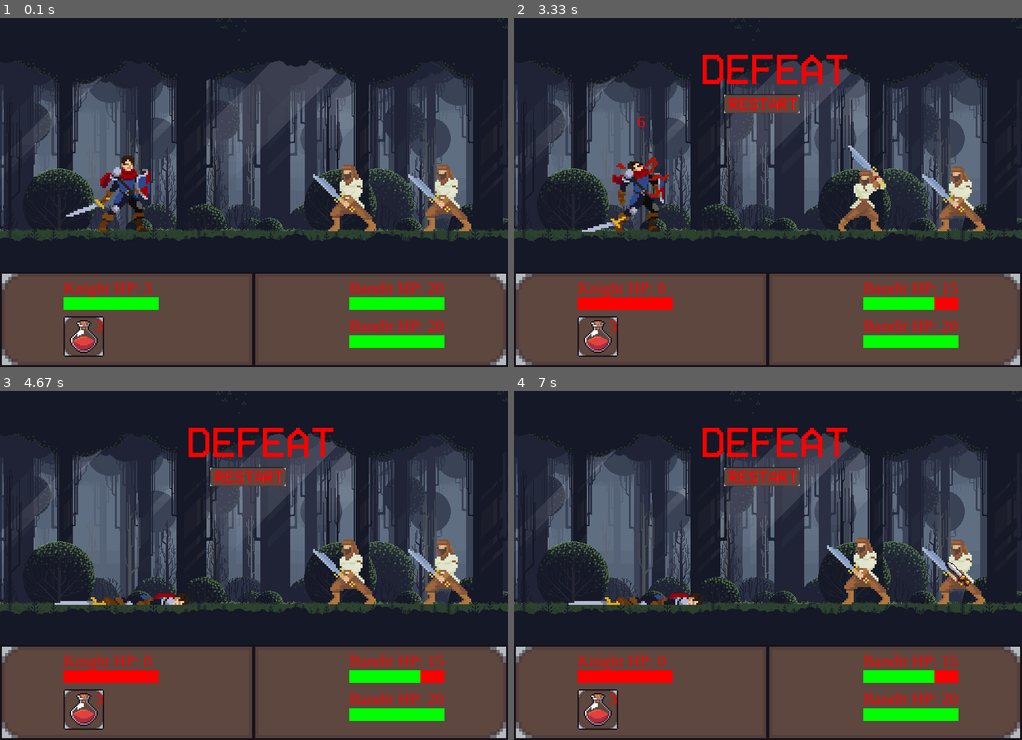
Above: before the commit, frames 1-4 (two rows, left to right).
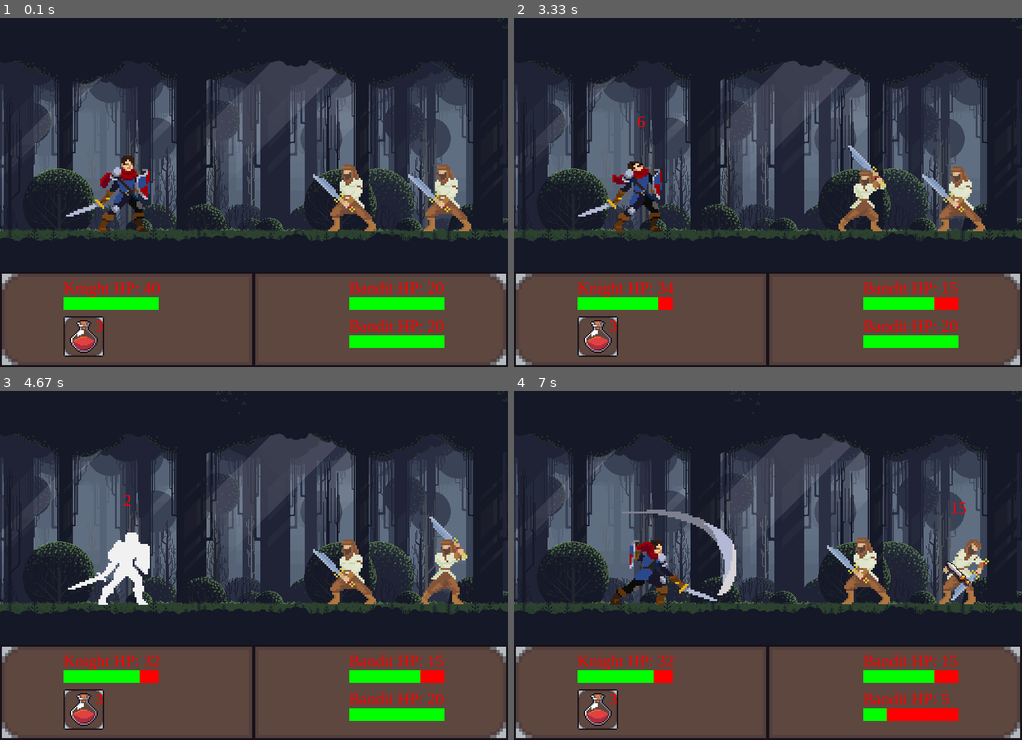
Above: after the commit, the same moments.

Repository: Marjona1003/Pygame
Game: pygame game, started from battle_tut8.py
Two runs of this game, one before a commit and one after it. Both use one fixed random seed, a clock stepped at 60 frames per second and the inputs below.
Inputs (mouse positions are in pixels of both pictures, inside the frame that each line leads up to):
- Up to frame 1 (0.1 s): no input
- Up to frame 2 (3.33 s): click (930, 182) at 0.38 s; click (768, 216) at 0.72 s; click (828, 223) at 1.55 s; click (778, 73) at 1.88 s; click (864, 189) at 2.72 s; click (696, 119) at 3.05 s
- Up to frame 3 (4.67 s): click (386, 534) at 3.38 s; click (411, 558) at 3.72 s; click (360, 502) at 4.05 s
- Up to frame 4 (7 s): click (961, 562) at 4.88 s; click (620, 544) at 5.22 s; click (905, 603) at 5.55 s; click (615, 694) at 5.88 s; click (945, 562) at 6.72 s

The runs differ from the first frame. In frame 1, less than 0.1% of the frame differs, in the area x 28-32%, y 75-79%; in frame 2, 3.1%; in frame 3, 4.9%; in frame 4, 6.0%, in the area x 10-94%, y 10-95%.

Commit message:
Update battle_tut8.py add new

Diff:
--- a/battle_tut8.py
+++ b/battle_tut8.py
@@ -232,7 +232,7 @@
 damage_text_group = pygame.sprite.Group()
 
 
-knight = Fighter(200, 260, 'Knight', 3, 10, 3)
+knight = Fighter(200, 260, 'Knight', 40, 10, 3)
 bandit1 = Fighter(550, 270, 'Bandit', 20, 6, 1)
 bandit2 = Fighter(700, 270, 'Bandit', 20, 6, 1)
 
